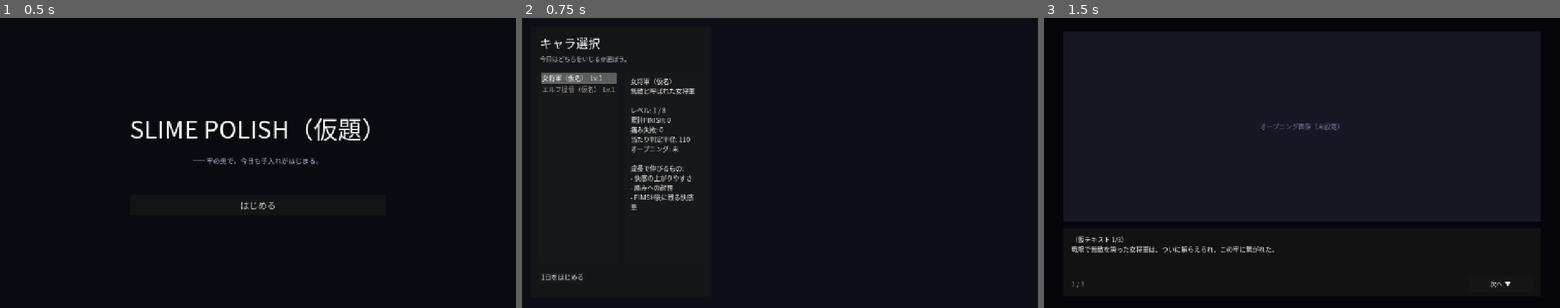
Above: before the commit, frames 1-3 (left to right).
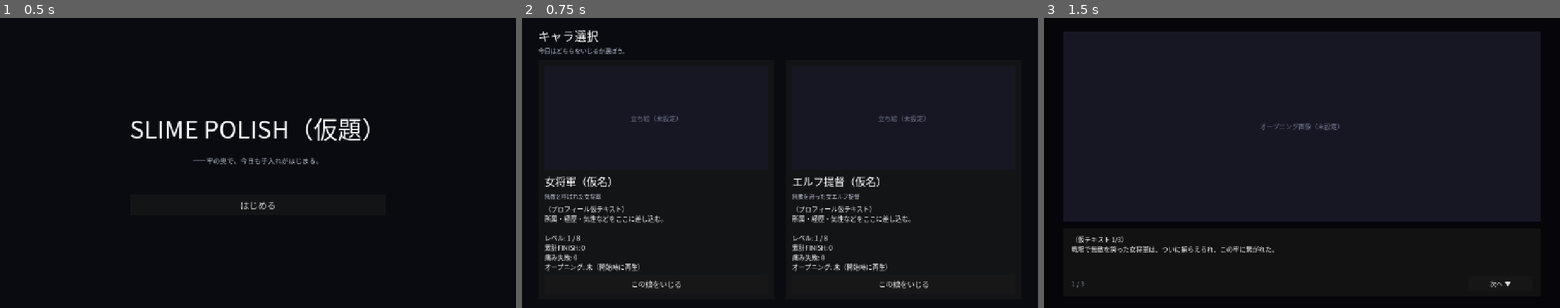
Above: after the commit, the same moments.

Repository: ankored33/slime
Game: Godot game, scene res://scenes/main.tscn
Same seed, same stepped clock (60 frames per second), same inputs: the game is played once before the commit and once after it.
Inputs:
- Up to frame 1 (0.5 s): no input
- Up to frame 2 (0.75 s): click "はじめる" at 0.5 s
- Up to frame 3 (1.5 s): click "1日をはじめる" (after the commit: "この娘をいじる") at 1.25 s

Frame 1 is identical in both runs. In frame 2, 6.1% of the frame differs, in the area x 3-79%, y 4-94%; in frame 3, nothing differs.

Commit message:
Redesign character select as full-screen two-card layout
Each character gets half the screen: a large portrait area with
placeholder fallback, name, epithet, profile text with progress
stats, and a start button that launches the day directly (opening
still plays first time). Replaces the old list-and-detail panel.

Co-Authored-By: Claude Fable 5 <noreply@anthropic.com>

Diff:
--- a/godot/scenes/main.tscn
+++ b/godot/scenes/main.tscn
@@ -53,37 +53,6 @@
 modulate = Color(0.8, 0.84, 0.9, 0.92)
 text = "今日お手入れするスライムの種を選ぼう。"
 
-[node name="SelectScreen" type="VBoxContainer" parent="CanvasLayer/Frame/Margin/VBox"]
-theme_override_constants/separation = 16
-
-[node name="HBox" type="HBoxContainer" parent="CanvasLayer/Frame/Margin/VBox/SelectScreen"]
-custom_minimum_size = Vector2(0, 480)
-theme_override_constants/separation = 16
-
-[node name="SpeciesList" type="ItemList" parent="CanvasLayer/Frame/Margin/VBox/SelectScreen/HBox"]
-custom_minimum_size = Vector2(168, 0)
-size_flags_horizontal = 3
-
-[node name="DetailPanel" type="PanelContainer" parent="CanvasLayer/Frame/Margin/VBox/SelectScreen/HBox"]
-size_flags_horizontal = 3
-
-[node name="Margin" type="MarginContainer" parent="CanvasLayer/Frame/Margin/VBox/SelectScreen/HBox/DetailPanel"]
-theme_override_constants/margin_left = 14
-theme_override_constants/margin_top = 14
-theme_override_constants/margin_right = 14
-theme_override_constants/margin_bottom = 14
-
-[node name="SpeciesDetail" type="RichTextLabel" parent="CanvasLayer/Frame/Margin/VBox/SelectScreen/HBox/DetailPanel/Margin"]
-bbcode_enabled = true
-fit_content = true
-scroll_active = false
-
-[node name="Actions" type="HBoxContainer" parent="CanvasLayer/Frame/Margin/VBox/SelectScreen"]
-theme_override_constants/separation = 12
-
-[node name="StartButton" type="Button" parent="CanvasLayer/Frame/Margin/VBox/SelectScreen/Actions"]
-text = "1日をはじめる"
-
 [node name="ResultScreen" type="VBoxContainer" parent="CanvasLayer/Frame/Margin/VBox"]
 visible = false
 theme_override_constants/separation = 16
@@ -262,3 +231,204 @@
 layout_mode = 2
 custom_minimum_size = Vector2(160, 40)
 text = "次へ ▼"
+
+[node name="SelectScreen" type="Control" parent="CanvasLayer"]
+visible = false
+anchors_preset = 15
+anchor_right = 1.0
+anchor_bottom = 1.0
+grow_horizontal = 2
+grow_vertical = 2
+
+[node name="Bg" type="ColorRect" parent="CanvasLayer/SelectScreen"]
+layout_mode = 1
+anchors_preset = 15
+anchor_right = 1.0
+anchor_bottom = 1.0
+grow_horizontal = 2
+grow_vertical = 2
+color = Color(0.0392157, 0.0431373, 0.0666667, 1)
+
+[node name="Margin" type="MarginContainer" parent="CanvasLayer/SelectScreen"]
+layout_mode = 1
+anchors_preset = 15
+anchor_right = 1.0
+anchor_bottom = 1.0
+grow_horizontal = 2
+grow_vertical = 2
+theme_override_constants/margin_left = 40
+theme_override_constants/margin_top = 22
+theme_override_constants/margin_right = 40
+theme_override_constants/margin_bottom = 22
+
+[node name="VBox" type="VBoxContainer" parent="CanvasLayer/SelectScreen/Margin"]
+layout_mode = 2
+theme_override_constants/separation = 12
+
+[node name="Header" type="VBoxContainer" parent="CanvasLayer/SelectScreen/Margin/VBox"]
+layout_mode = 2
+theme_override_constants/separation = 4
+
+[node name="ScreenTitle" type="Label" parent="CanvasLayer/SelectScreen/Margin/VBox/Header"]
+layout_mode = 2
+theme_override_font_sizes/font_size = 30
+text = "キャラ選択"
+
+[node name="ScreenSubtitle" type="Label" parent="CanvasLayer/SelectScreen/Margin/VBox/Header"]
+layout_mode = 2
+theme_override_font_sizes/font_size = 15
+modulate = Color(0.8, 0.84, 0.9, 0.92)
+text = "今日はどちらをいじるか選ぼう。"
+
+[node name="Cards" type="HBoxContainer" parent="CanvasLayer/SelectScreen/Margin/VBox"]
+layout_mode = 2
+size_flags_vertical = 3
+theme_override_constants/separation = 28
+
+[node name="Card0" type="PanelContainer" parent="CanvasLayer/SelectScreen/Margin/VBox/Cards"]
+layout_mode = 2
+size_flags_horizontal = 3
+
+[node name="Margin" type="MarginContainer" parent="CanvasLayer/SelectScreen/Margin/VBox/Cards/Card0"]
+layout_mode = 2
+theme_override_constants/margin_left = 16
+theme_override_constants/margin_top = 16
+theme_override_constants/margin_right = 16
+theme_override_constants/margin_bottom = 14
+
+[node name="VBox" type="VBoxContainer" parent="CanvasLayer/SelectScreen/Margin/VBox/Cards/Card0/Margin"]
+layout_mode = 2
+theme_override_constants/separation = 8
+
+[node name="PortraitArea" type="Control" parent="CanvasLayer/SelectScreen/Margin/VBox/Cards/Card0/Margin/VBox"]
+layout_mode = 2
+size_flags_vertical = 3
+
+[node name="PortraitBg" type="ColorRect" parent="CanvasLayer/SelectScreen/Margin/VBox/Cards/Card0/Margin/VBox/PortraitArea"]
+layout_mode = 1
+anchors_preset = 15
+anchor_right = 1.0
+anchor_bottom = 1.0
+grow_horizontal = 2
+grow_vertical = 2
+color = Color(0.09, 0.09, 0.14, 1)
+
+[node name="Portrait" type="TextureRect" parent="CanvasLayer/SelectScreen/Margin/VBox/Cards/Card0/Margin/VBox/PortraitArea"]
+layout_mode = 1
+anchors_preset = 15
+anchor_right = 1.0
+anchor_bottom = 1.0
+grow_horizontal = 2
+grow_vertical = 2
+expand_mode = 1
+stretch_mode = 5
+
+[node name="PortraitPlaceholder" type="Label" parent="CanvasLayer/SelectScreen/Margin/VBox/Cards/Card0/Margin/VBox/PortraitArea"]
+layout_mode = 1
+anchors_preset = 15
+anchor_right = 1.0
+anchor_bottom = 1.0
+grow_horizontal = 2
+grow_vertical = 2
+horizontal_alignment = 1
+vertical_alignment = 1
+modulate = Color(0.55, 0.58, 0.68, 0.8)
+text = "立ち絵（未設定）"
+
+[node name="NameLabel" type="Label" parent="CanvasLayer/SelectScreen/Margin/VBox/Cards/Card0/Margin/VBox"]
+layout_mode = 2
+theme_override_font_sizes/font_size = 26
+text = "？？？"
+
+[node name="EpithetLabel" type="Label" parent="CanvasLayer/SelectScreen/Margin/VBox/Cards/Card0/Margin/VBox"]
+layout_mode = 2
+theme_override_font_sizes/font_size = 14
+modulate = Color(0.8, 0.84, 0.9, 0.92)
+text = ""
+
+[node name="ProfileBody" type="RichTextLabel" parent="CanvasLayer/SelectScreen/Margin/VBox/Cards/Card0/Margin/VBox"]
+layout_mode = 2
+custom_minimum_size = Vector2(0, 150)
+bbcode_enabled = true
+fit_content = true
+scroll_active = false
+
+[node name="StartButton" type="Button" parent="CanvasLayer/SelectScreen/Margin/VBox/Cards/Card0/Margin/VBox"]
+layout_mode = 2
+custom_minimum_size = Vector2(0, 46)
+theme_override_font_sizes/font_size = 18
+text = "この娘をいじる"
+
+[node name="Card1" type="PanelContainer" parent="CanvasLayer/SelectScreen/Margin/VBox/Cards"]
+layout_mode = 2
+size_flags_horizontal = 3
+
+[node name="Margin" type="MarginContainer" parent="CanvasLayer/SelectScreen/Margin/VBox/Cards/Card1"]
+layout_mode = 2
+theme_override_constants/margin_left = 16
+theme_override_constants/margin_top = 16
+theme_override_constants/margin_right = 16
+theme_override_constants/margin_bottom = 14
+
+[node name="VBox" type="VBoxContainer" parent="CanvasLayer/SelectScreen/Margin/VBox/Cards/Card1/Margin"]
+layout_mode = 2
+theme_override_constants/separation = 8
+
+[node name="PortraitArea" type="Control" parent="CanvasLayer/SelectScreen/Margin/VBox/Cards/Card1/Margin/VBox"]
+layout_mode = 2
+size_flags_vertical = 3
+
+[node name="PortraitBg" type="ColorRect" parent="CanvasLayer/SelectScreen/Margin/VBox/Cards/Card1/Margin/VBox/PortraitArea"]
+layout_mode = 1
+anchors_preset = 15
+anchor_right = 1.0
+anchor_bottom = 1.0
+grow_horizontal = 2
+grow_vertical = 2
+color = Color(0.09, 0.09, 0.14, 1)
+
+[node name="Portrait" type="TextureRect" parent="CanvasLayer/SelectScreen/Margin/VBox/Cards/Card1/Margin/VBox/PortraitArea"]
+layout_mode = 1
+anchors_preset = 15
+anchor_right = 1.0
+anchor_bottom = 1.0
+grow_horizontal = 2
+grow_vertical = 2
+expand_mode = 1
+stretch_mode = 5
+
+[node name="PortraitPlaceholder" type="Label" parent="CanvasLayer/SelectScreen/Margin/VBox/Cards/Card1/Margin/VBox/PortraitArea"]
+layout_mode = 1
+anchors_preset = 15
+anchor_right = 1.0
+anchor_bottom = 1.0
+grow_horizontal = 2
+grow_vertical = 2
+horizontal_alignment = 1
+vertical_alignment = 1
+modulate = Color(0.55, 0.58, 0.68, 0.8)
+text = "立ち絵（未設定）"
+
+[node name="NameLabel" type="Label" parent="CanvasLayer/SelectScreen/Margin/VBox/Cards/Card1/Margin/VBox"]
+layout_mode = 2
+theme_override_font_sizes/font_size = 26
+text = "？？？"
+
+[node name="EpithetLabel" type="Label" parent="CanvasLayer/SelectScreen/Margin/VBox/Cards/Card1/Margin/VBox"]
+layout_mode = 2
+theme_override_font_sizes/font_size = 14
+modulate = Color(0.8, 0.84, 0.9, 0.92)
+text = ""
+
+[node name="ProfileBody" type="RichTextLabel" parent="CanvasLayer/SelectScreen/Margin/VBox/Cards/Card1/Margin/VBox"]
+layout_mode = 2
+custom_minimum_size = Vector2(0, 150)
+bbcode_enabled = true
+fit_content = true
+scroll_active = false
+
+[node name="StartButton" type="Button" parent="CanvasLayer/SelectScreen/Margin/VBox/Cards/Card1/Margin/VBox"]
+layout_mode = 2
+custom_minimum_size = Vector2(0, 46)
+theme_override_font_sizes/font_size = 18
+text = "この娘をいじる"
--- a/godot/scripts/main.gd
+++ b/godot/scripts/main.gd
@@ -9,6 +9,8 @@
 		"id": "general",
 		"name": "女将軍（仮名）",
 		"epithet": "無敵と呼ばれた女将軍",
+		"portrait": "",
+		"profile": "（プロフィール仮テキスト）\n所属・経歴・気性などをここに差し込む。",
 		"color": Color(1.0, 0.71, 0.78, 0.92),
 		"left": {
 			"position": Vector2(552.5, 480.0),
@@ -43,6 +45,8 @@
 		"id": "admiral",
 		"name": "エルフ提督（仮名）",
 		"epithet": "無敗を誇った女エルフ提督",
+		"portrait": "",
+		"profile": "（プロフィール仮テキスト）\n所属・経歴・気性などをここに差し込む。",
 		"color": Color(0.47, 0.9, 0.78, 0.92),
 		"left": {
 			"position": Vector2(560.0, 474.0),
@@ -82,12 +86,9 @@
 @onready var _frame: Control = $CanvasLayer/Frame
 @onready var _screen_title: Label = $CanvasLayer/Frame/Margin/VBox/Header/ScreenTitle
 @onready var _screen_subtitle: Label = $CanvasLayer/Frame/Margin/VBox/Header/ScreenSubtitle
-@onready var _select_screen: Control = $CanvasLayer/Frame/Margin/VBox/SelectScreen
+@onready var _select_screen: Control = $CanvasLayer/SelectScreen
 @onready var _game_screen: Control = $GameScreen
 @onready var _result_screen: Control = $CanvasLayer/Frame/Margin/VBox/ResultScreen
-@onready var _character_list_ui: ItemList = $CanvasLayer/Frame/Margin/VBox/SelectScreen/HBox/SpeciesList
-@onready var _character_detail: RichTextLabel = $CanvasLayer/Frame/Margin/VBox/SelectScreen/HBox/DetailPanel/Margin/SpeciesDetail
-@onready var _start_button: Button = $CanvasLayer/Frame/Margin/VBox/SelectScreen/Actions/StartButton
 @onready var _result_body: RichTextLabel = $CanvasLayer/Frame/Margin/VBox/ResultScreen/ResultPanel/Margin/ResultBody
 @onready var _return_button: Button = $CanvasLayer/Frame/Margin/VBox/ResultScreen/Actions/ReturnButton
 @onready var _title_screen: Control = $CanvasLayer/TitleScreen
@@ -100,50 +101,55 @@
 @onready var _opening_next_button: Button = $CanvasLayer/OpeningScreen/Margin/VBox/TextPanel/Margin/TextVBox/Actions/OpeningNextButton
 
 func _ready() -> void:
-	_character_list_ui.item_selected.connect(_on_character_selected)
-	_start_button.pressed.connect(_on_start_pressed)
 	_return_button.pressed.connect(_on_return_pressed)
 	_title_start_button.pressed.connect(_on_title_start_pressed)
 	_opening_next_button.pressed.connect(_on_opening_next_pressed)
 	_game_screen.day_finished.connect(_on_day_finished)
+	for index in range(_characters.size()):
+		var card := _get_card(index)
+		var button: Button = card.get_node("Margin/VBox/StartButton")
+		button.pressed.connect(_on_character_start_pressed.bind(index))
 	_load_progress()
-	_refresh_character_list()
 	_show_title_screen()
 
-func _refresh_character_list() -> void:
-	_character_list_ui.clear()
-	for chara: Dictionary in _characters:
-		_character_list_ui.add_item("%s  Lv.%d" % [chara["name"], chara["level"]])
-	_character_list_ui.select(_selected_index)
-	_refresh_character_detail()
-
-func _refresh_character_detail() -> void:
-	var chara: Dictionary = _characters[_selected_index]
-	var left_cfg: Dictionary = chara.get("left", {})
-	var left_radius := float(left_cfg.get("radius", 100.0))
-	var opening_state := "済" if bool(chara.get("opening_seen", false)) else "未"
-	_character_detail.text = (
-		"[b]%s[/b]\n"
-		+ "%s\n\n"
-		+ "レベル: %d / %d\n"
+func _get_card(index: int) -> Control:
+	return _select_screen.get_node("Margin/VBox/Cards/Card%d" % index)
+
+func _refresh_character_cards() -> void:
+	for index in range(_characters.size()):
+		_refresh_character_card(index)
+
+func _refresh_character_card(index: int) -> void:
+	var chara: Dictionary = _characters[index]
+	var card := _get_card(index)
+	var name_label: Label = card.get_node("Margin/VBox/NameLabel")
+	var epithet_label: Label = card.get_node("Margin/VBox/EpithetLabel")
+	var profile_body: RichTextLabel = card.get_node("Margin/VBox/ProfileBody")
+	var portrait: TextureRect = card.get_node("Margin/VBox/PortraitArea/Portrait")
+	var placeholder: Label = card.get_node("Margin/VBox/PortraitArea/PortraitPlaceholder")
+	name_label.text = str(chara["name"])
+	epithet_label.text = str(chara.get("epithet", ""))
+	var opening_state := "済" if bool(chara.get("opening_seen", false)) else "未（開始時に再生）"
+	profile_body.text = (
+		"%s\n\n"
+		+ "レベル: [b]%d[/b] / %d\n"
 		+ "累計FINISH: %d\n"
 		+ "痛み失敗: %d\n"
-		+ "当たり判定半径: %d\n"
-		+ "オープニング: %s\n\n"
-		+ "成長で伸びるもの:\n"
-		+ "- 快感の上がりやすさ\n"
-		+ "- 痛みへの耐性\n"
-		+ "- FINISH後に残る快感量"
+		+ "オープニング: %s"
 	) % [
-		chara["name"],
-		str(chara.get("epithet", "")),
-		chara["level"],
+		str(chara.get("profile", "")),
+		int(chara["level"]),
 		GameRules.MAX_LEVEL,
-		chara["finish_total"],
-		chara["pain_fail_total"],
-		int(round(left_radius)),
+		int(chara["finish_total"]),
+		int(chara["pain_fail_total"]),
 		opening_state
 	]
+	var portrait_path := str(chara.get("portrait", ""))
+	var texture: Texture2D = null
+	if portrait_path != "" and ResourceLoader.exists(portrait_path):
+		texture = load(portrait_path)
+	portrait.texture = texture
+	placeholder.visible = texture == null
 
 func _hide_all_screens() -> void:
 	_frame.visible = false
@@ -159,11 +165,8 @@
 
 func _show_select_screen() -> void:
 	_hide_all_screens()
-	_screen_title.text = "キャラ選択"
-	_screen_subtitle.text = "今日はどちらをいじるか選ぼう。"
-	_frame.visible = true
 	_select_screen.visible = true
-	_refresh_character_list()
+	_refresh_character_cards()
 
 func _show_opening_screen() -> void:
 	_hide_all_screens()
@@ -186,11 +189,8 @@
 func _on_title_start_pressed() -> void:
 	_show_select_screen()
 
-func _on_character_selected(index: int) -> void:
+func _on_character_start_pressed(index: int) -> void:
 	_selected_index = index
-	_refresh_character_detail()
-
-func _on_start_pressed() -> void:
 	var chara: Dictionary = _characters[_selected_index]
 	if not bool(chara.get("opening_seen", false)):
 		_opening_page = 0
--- a/godot/tests/run_flow_tests.gd
+++ b/godot/tests/run_flow_tests.gd
@@ -28,7 +28,7 @@
 	var title: Control = main.get_node("CanvasLayer/TitleScreen")
 	var opening: Control = main.get_node("CanvasLayer/OpeningScreen")
 	var frame: Control = main.get_node("CanvasLayer/Frame")
-	var select: Control = main.get_node("CanvasLayer/Frame/Margin/VBox/SelectScreen")
+	var select: Control = main.get_node("CanvasLayer/SelectScreen")
 	var result: Control = main.get_node("CanvasLayer/Frame/Margin/VBox/ResultScreen")
 	var game: Control = main.get_node("GameScreen")
 	var next_button: Button = main.get_node(
@@ -40,9 +40,13 @@
 	_check(title.visible and not frame.visible and not game.visible, "boot: title screen only")
 
 	main._on_title_start_pressed()
-	_check(select.visible and frame.visible and not title.visible, "title start -> select screen")
+	_check(select.visible and not frame.visible and not title.visible, "title start -> select screen")
 
-	main._on_start_pressed()
+	var card0_name: Label = main.get_node("CanvasLayer/SelectScreen/Margin/VBox/Cards/Card0/Margin/VBox/NameLabel")
+	var card1_name: Label = main.get_node("CanvasLayer/SelectScreen/Margin/VBox/Cards/Card1/Margin/VBox/NameLabel")
+	_check(card0_name.text != "？？？" and card1_name.text != "？？？", "select: both cards populated")
+
+	main._on_character_start_pressed(0)
 	_check(opening.visible and not select.visible, "first start -> opening screen")
 	_check_eq(main._opening_page, 0, "opening starts at page 0")
 
@@ -68,7 +72,7 @@
 	main._on_return_pressed()
 	_check(select.visible and not result.visible, "result return -> select screen")
 
-	main._on_start_pressed()
+	main._on_character_start_pressed(0)
 	_check(game.visible and not opening.visible, "second start skips opening")
 
 	# Opening flag survives a reload through the save file.
